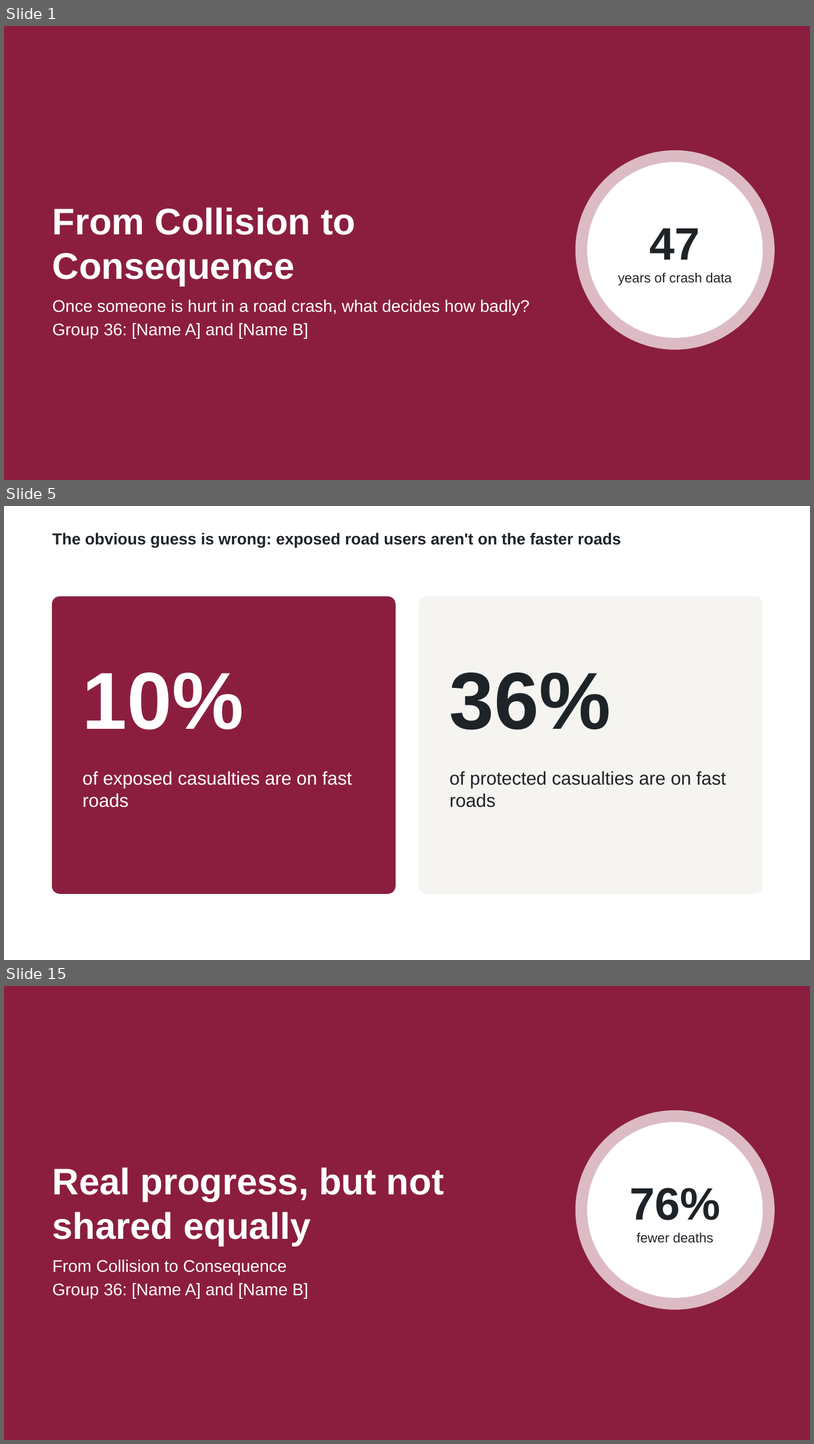
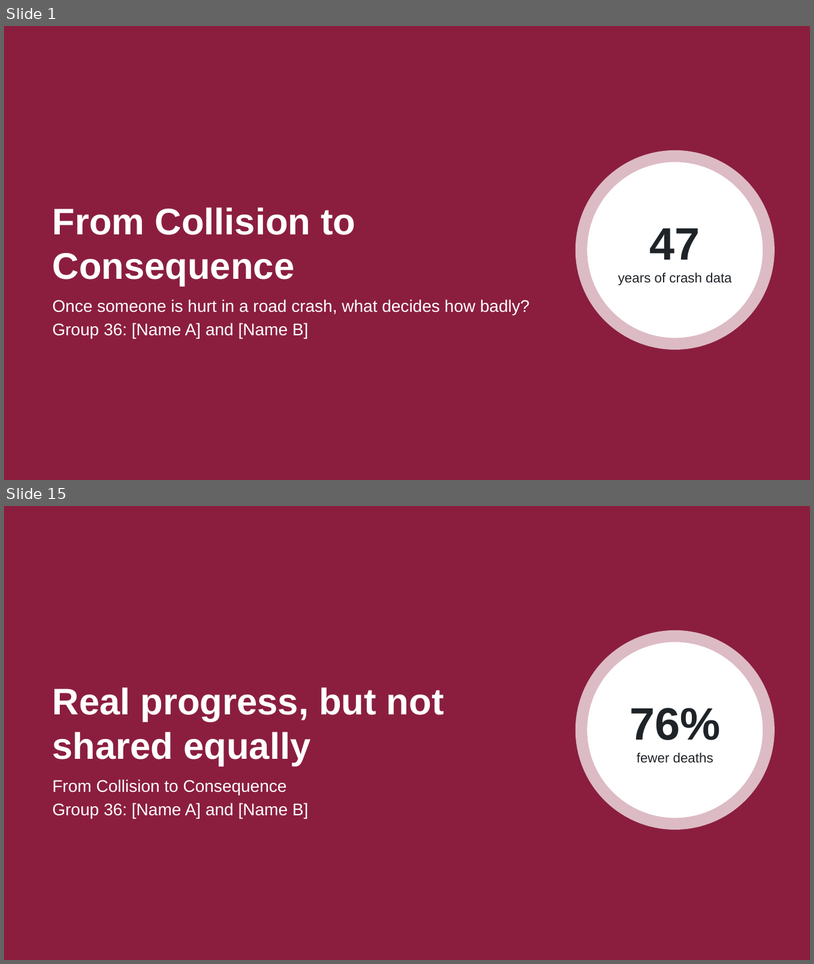
Before and after one commit to hrshankar2002/Data-Vis-Proj, a slide deck: deliverables/Road Crash Presentation-G36.pptx. Shown one above the other, each under a label of ours: slides 1, 5 and 15 before the commit, slides 1 and 15 after it; the slides between them are not shown. The pictures are 814x1444 and 814x964 pixels, drawn with LibreOffice and Linux fonts; fonts in the diff are those of the drawing. Boxes give left, top, right and bottom in pixels: in the first picture for what was removed or moved away, otherwise in the second. Text is boxed around its words. In the diff, an @@ line names an element or a change of style, - is before the commit and + after.

```diff
--- a/deliverables/Road Crash Presentation-G36.pptx
+++ b/deliverables/Road Crash Presentation-G36.pptx
@@ slide 5 removed at (4,506,810,960), background #FFFFFF @@
@@ title removed at (53,532,621,547) @@
-The obvious guess is wrong: exposed road users aren't on the faster roads
@@ rounded rectangle removed at (53,597,395,893) @@
@@ rounded rectangle removed at (420,597,762,893) @@
@@ text removed at (83,672,244,730) @@
-10%
@@ text removed at (450,672,611,730) @@
-36%
@@ text removed at (83,771,353,807) @@
-of exposed casualties are on fast roads
@@ text removed at (450,771,726,807) @@
-of protected casualties are on fast roads
```
Also in this commit, not shown: 1 slide added, 5 other files.
